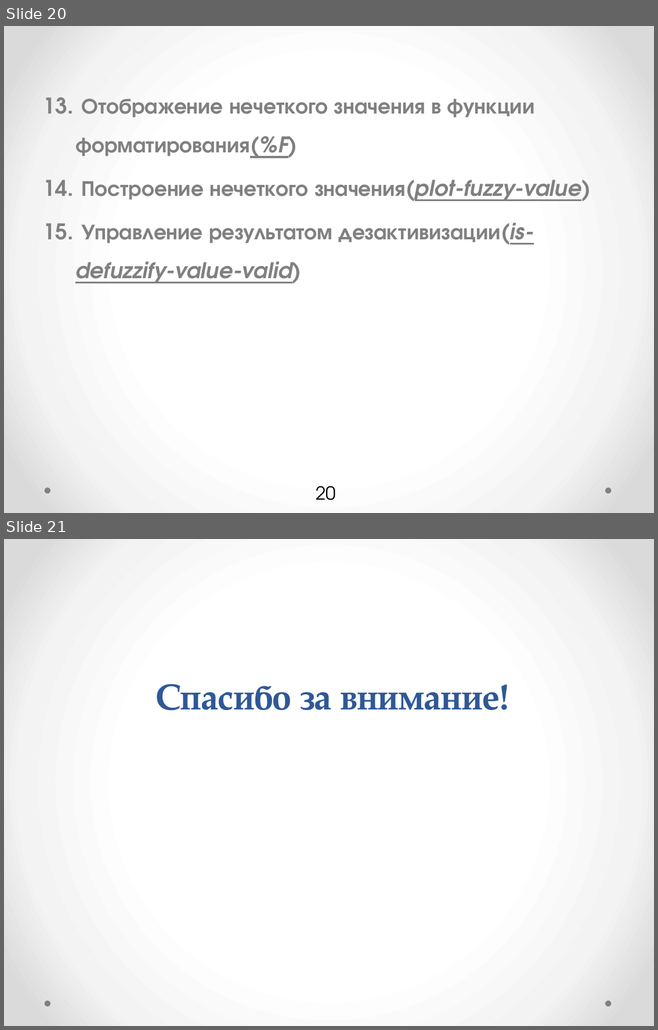
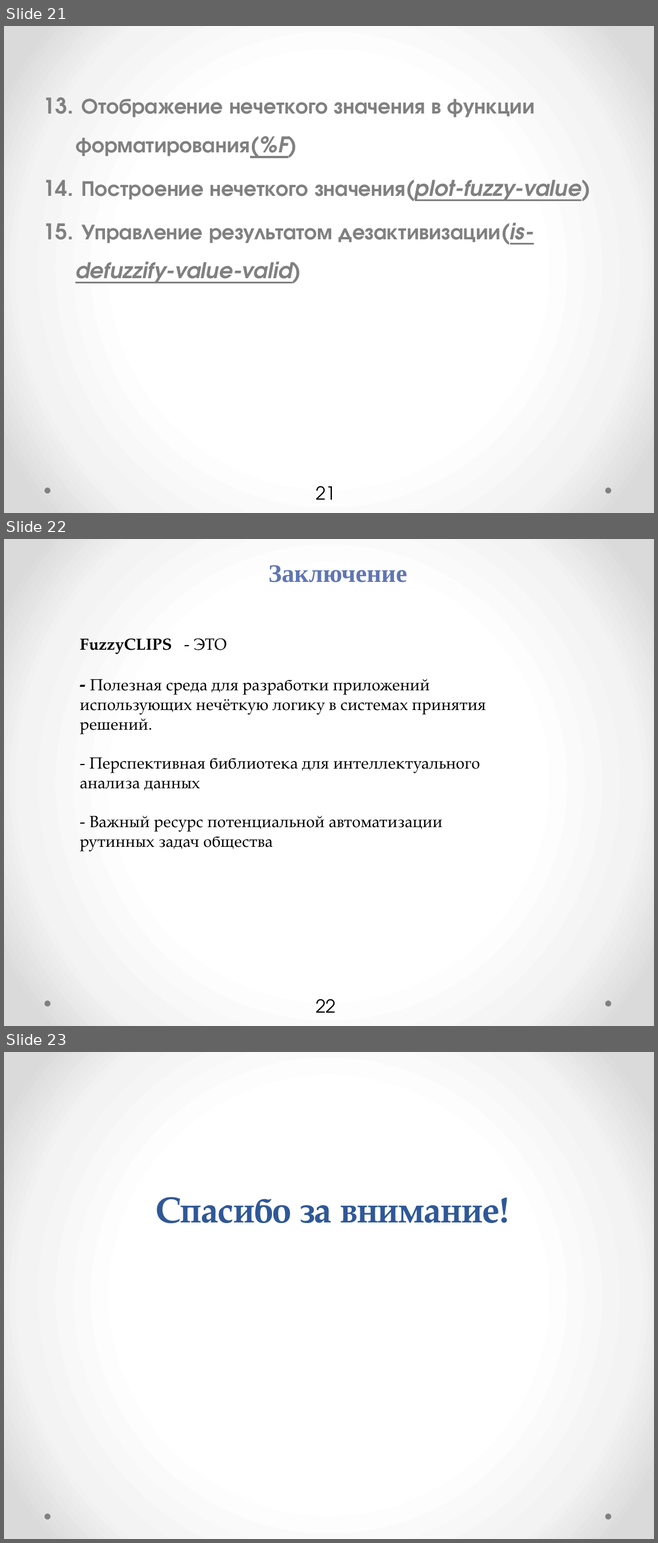
Before and after one commit to petr-r94/ResearchDocsPack, a slide deck: FuzzyCLIPS_End_release.pptx. Shown one above the other, each under a label of ours: slides 20 and 21 before the commit, slides 21, 22 and 23 after it. The pictures are 658x1030 and 658x1543 pixels, drawn with LibreOffice and Linux fonts; fonts in the diff are those of the drawing. Boxes give left, top, right and bottom in pixels: in the first picture for what was removed or moved away, otherwise in the second. Text is boxed around its words. In the diff, an @@ line names an element or a change of style, - is before the commit and + after.

```diff
--- a/FuzzyCLIPS_End_release.pptx
+++ b/FuzzyCLIPS_End_release.pptx
@@ slide 22 added at (4,539,654,1026), background gradient #FFFFFF to #F4F4F4 to #DADADA; not listed: 2 template elements that a slide beside it also shows @@
@@ text added at (268,565,407,583), 28 pt, text #6076B4, bold @@
+Заключение
@@ text added at (80,638,485,851), 18 pt, text #000000 @@
+FuzzyCLIPS - ЭТО
+- Полезная среда для разработки приложений использующих нечёткую логику в системах принятия решений.
+- Перспективная библиотека для интеллектуального анализа данных
+- Важный ресурс потенциальной автоматизации рутинных задач общества
@@ page number added at (315,999,335,1013), 20 pt, text #000000 @@
+22
@@ what was slide 20 is now slide 21 @@
@@ page number at (315,486,335,500): text changed @@
-20
+21
@@ what was slide 21 is now slide 23 @@
```
Also in this commit, not shown: 1 other slide added, 1 other file.
